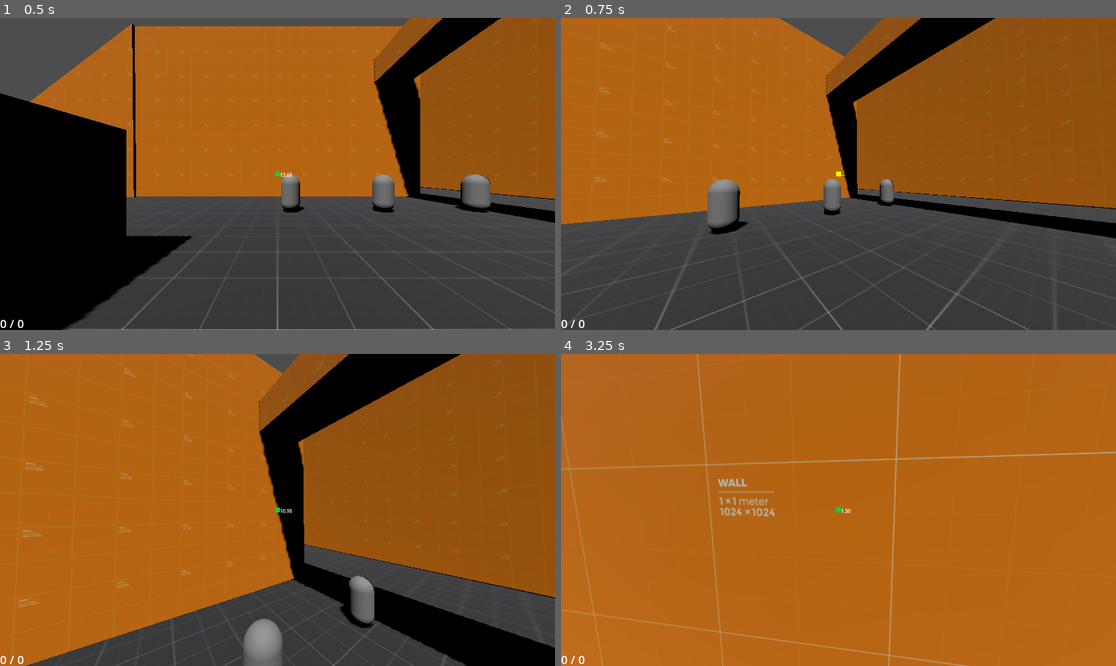
Above: before the commit, frames 1-4 (two rows, left to right).
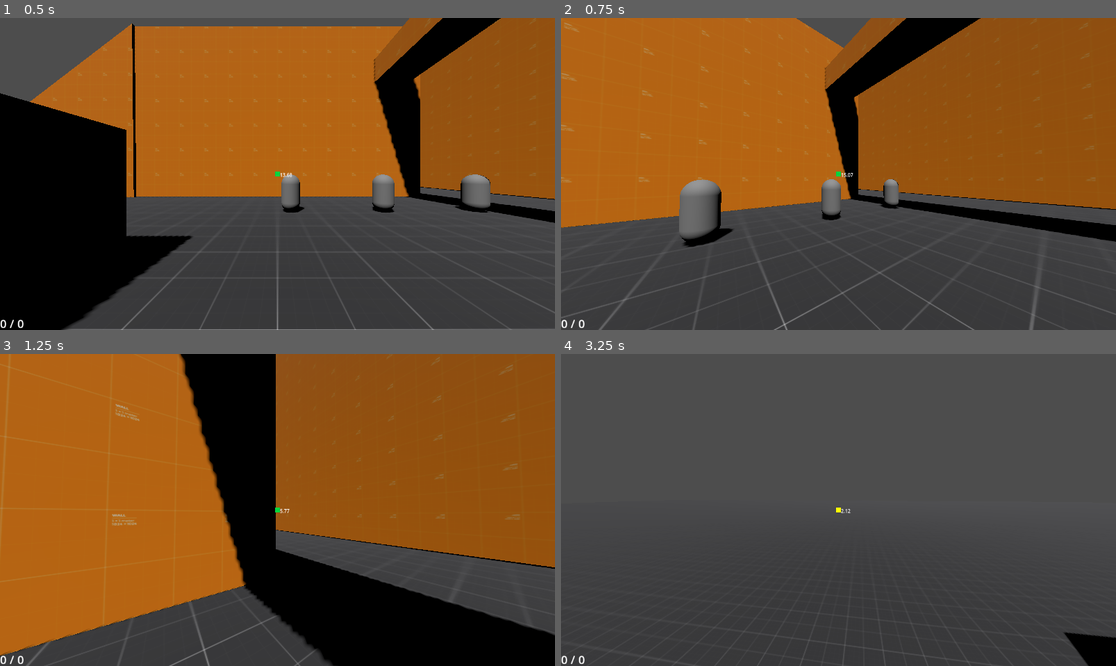
Above: after the commit, the same moments.

Repository: EdmundWohlmuth/Sch-Movement---GODOT
Game: Godot game, scene res://Scenes/Levels/test_level.tscn
Two runs of this game, one before a commit and one after it. Both use one fixed random seed, a clock stepped at 60 frames per second and the inputs below.
Inputs (mouse positions are in pixels of both pictures, inside the frame that each line leads up to):
- Up to frame 1 (0.5 s): no input
- Up to frame 2 (0.75 s): tap Enter (ui_accept) at 0.5 s; move the mouse to (866, 174) at 0.52 s; hold W (move_forward) from 0.53 s (still down); hold Right mouse button (grapple) from 0.53 s (still down)
- Up to frame 3 (1.25 s): keep holding W (move_forward); keep holding Right mouse button (grapple); tap Space (jump) at 0.77, 1.07 s; click (305, 510) at 0.8 s
- Up to frame 4 (3.25 s): keep holding W (move_forward); move the mouse to (810, 510) at 1.27 s; release Right mouse button (grapple) at 1.28 s; click (810, 510) at 1.35 s; tap Space (jump) at 1.52, 1.82, 2.3, 2.85, 3.02 s; tap Ctrl (slide) at 1.55 s; move the mouse to (849, 503) at 2.02 s; hold Ctrl (slide) 2.03-2.78 s; move the mouse to (832, 516) at 2.77 s; right-click (832, 516) at 3.05 s

Frame 1 is identical in both runs. In frame 2, 6.2% of the frame differs, in the area x 0-100%, y 0-100%; in frame 3, 27%; in frame 4, 100%.

Commit message:
Weapon crash fix

Diff:
--- a/Scripts/Character Node Scripts/grapple_hook.gd
+++ b/Scripts/Character Node Scripts/grapple_hook.gd
@@ -14,9 +14,11 @@
 var grapple_dist
 var is_grappling:bool = false
 var can_grapple:bool = true
+var is_pulling:bool = false
 
 func _physics_process(_delta: float) -> void:
-  if is_grappling && (get_parent().is_on_floor() || get_parent().is_on_wall()): grapple_end()
+  # end grappling early if hitting a wall
+  if is_grappling && ((get_parent().is_on_floor() || get_parent().is_on_wall()) && !is_pulling): grapple_end()
 
 # Generaic func name for player controller to call
 func start_special_move(delta):
@@ -28,11 +30,15 @@
   if Input.is_action_just_pressed("grapple") && can_grapple: check_grapple_type() ## need to keep checking if layer 4
 
   # for hanging on the grapple line
-  if Input.is_action_just_released("grapple") && is_grappling: grapple_dist = grapple_point.distance_to(get_parent().position)
+  if Input.is_action_just_released("grapple") && is_grappling:
+    grapple_dist = grapple_point.distance_to(get_parent().position)
+    is_pulling = false
   if !Input.is_action_pressed("grapple") && is_grappling: grapple_hang(delta)
 
   # 'reeling' self in on grapple
-  if Input.is_action_pressed("grapple") && can_grapple && is_grappling: grapple_pull(delta, grapple_speed)
+  if Input.is_action_pressed("grapple") && can_grapple && is_grappling:
+    grapple_pull(delta, grapple_speed)
+    is_pulling = true
   elif Input.is_action_just_pressed("jump") && is_grappling: # stop grappling
     grapple_end()
     get_parent().velocity.y += get_parent().jump_velocity # overriding jump here for game feel
@@ -89,6 +95,7 @@
 
   get_parent().velocity += grapple_vector * delta
 
+# lets the player dangle at the distance they released the reel in option on the Grapple hook
 func grapple_hang(delta):
   if grapple_dist == null: return
 
@@ -100,6 +107,7 @@
   is_grappling = false
   grapple_cooldown_timer.start(grapple_cooldown_time)
 
+# Check enemies weapon and add it to the player's weapon slot
 func weapon_steal():
   if is_grappling: is_grappling = false
 
--- a/Scripts/Managers/WeaponManager.gd
+++ b/Scripts/Managers/WeaponManager.gd
@@ -78,12 +78,14 @@
 
 func on_shoot():
   if !weapon_stats.can_shoot: return
+
   if weapon_stats.projectile_type != weapon_stats.projectile_types.melee:
     if weapon_stats.current_ammo > 0: # Shoot the Gun
       weapon_stats.current_ammo -= 1
       SignalManager.emit_signal("update_weapon_data", weapon_stats.current_ammo, weapon_stats.total_ammo, true)
       #draw_hit_scan()
       weapon_stats.can_shoot = false
+      if weapon_stats.raycast.get_collider() == null:return
       if weapon_stats.raycast.get_collider().is_class("CharacterBody3D"):
         weapon_stats.raycast.get_collider().hurt_box.on_hit(weapon_stats.damage, 0)
 
--- a/Scripts/PlayerChar/player_char.gd
+++ b/Scripts/PlayerChar/player_char.gd
@@ -90,13 +90,14 @@
     if event.is_action_pressed("slide"): crouch_slide()
     if event.is_action_released("slide"): end_slide()
     if event.is_action_pressed("jump"): handle_jump()
-    if event.is_action_pressed("shoot"): handle_attack()
+
 
 
 func _physics_process(delta):
   manage_input()
+  if Input.is_action_pressed("shoot"): handle_attack()
   on_wall_check()
-  align_to_floor()
+  #align_to_floor()
   movement(delta)
   special_traverse.start_special_move(delta)
 
@@ -216,17 +217,19 @@
 func crouch_slide():
   if Input.is_action_pressed("slide") && !is_sliding:
     is_sliding = true
-    fall_acceleration = slide_fall_accel
+    if grounding_ray.get_collision_normal() != Vector3.UP: fall_acceleration = slide_fall_accel * 2
+    else: fall_acceleration = slide_fall_accel
+
     crouch_char()
     velocity += slide_speed_boost * direction
     max(self.velocity.length(), ground_deccel)
 
-  elif Input.is_action_just_released("slide"):
-    is_sliding = false
-    ground_deccel = norm_deccel
-    fall_acceleration = base_fall_accel
-    crouch_char(false)
-    slide_cooldown_timer.start()
+  #elif Input.is_action_just_released("slide"):
+    #is_sliding = false
+    #ground_deccel = norm_deccel
+    #fall_acceleration = base_fall_accel
+    #crouch_char(false)
+    #slide_cooldown_timer.start()
 
 # kills a lot (if not all) of x / z momentum and drastically increases downward momentum
 func ground_pound():
@@ -241,8 +244,10 @@
 func crouch_char(crouched:bool = true):
   if crouched:
     scale.y = 0.5
+    position.y -= 0.5
   else:
     scale.y = 1
+    position.y += 0.5
   print(str(scale.y))
 
 # Change velocity based on weapon knockback
